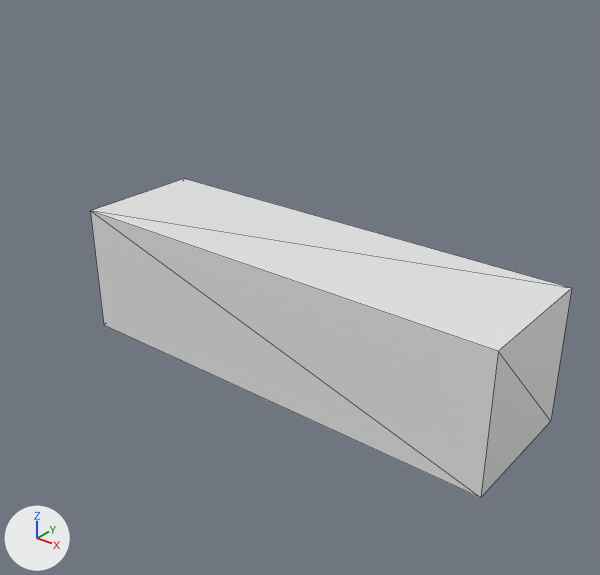
The glTF model app/assets/box.gltf as it was, and as the next commit left it.
Camera for both pictures: a 50 mm camera at (6.62, -8.41, 5.53) aimed at (0.18, -0.35, 0.53). Arrows for +X, +Y and +Z are at lower left; the lights stay in place. The picture after the commit comes second. Mesh edges are drawn as thin lines. Where no turn or scale is listed for an object, it has been applied to the vertices.
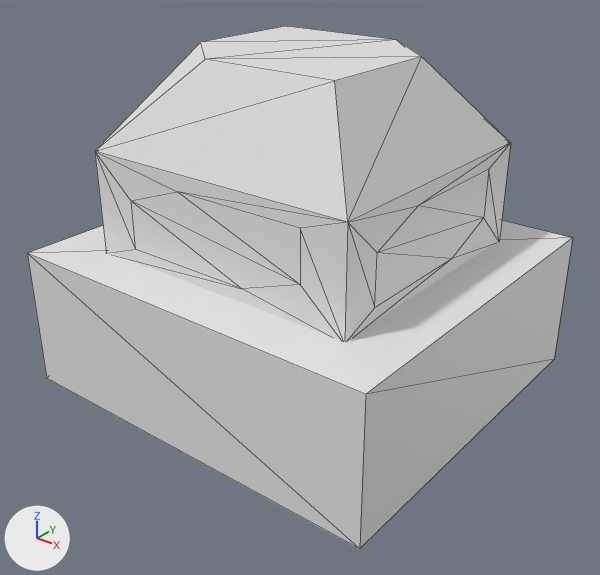
Diff of the bpy script that builds the scene:
```diff
--- a/app/assets/box.gltf.py
+++ b/app/assets/box.gltf.py
@@ mat_material_002 @@
+mat_material_002 = principled_material('Material.002')
+mat_material_002.base_color = (0.8, 0.8, 0.8)  # white #e7e7e7
@@ me_cube_002 @@
+me_cube_002.from_pydata(...)  # 44 vertices, 84 faces; spans x -2.02..2.02, y -1.87..1.87, z -0.72..1.98
+me_cube_002.materials.append(mat_material_002)  # white #e7e7e7
@@ ob_cube @@
 ob_cube.location = (0.0, 0.0, 0.0)
-ob_cube.scale = (3.43, 1.0, 1.0)
+ob_cube.scale = (2.8, 2.58, 1.0)
@@ ob_cube_002 @@
+ob_cube_002 = bpy.data.objects.new('Cube.002', me_cube_002)
+ob_cube_002.location = (0.0, 0.0, 1.69)
```

Location of each change, [x1, y1, x2, y2] in pixels of the pictures (600 x 575 px):
'Cube', rescaled
    before: [91, 179, 572, 498]
    after: [27, 220, 573, 549]
'Cube.002', added
    after: [95, 26, 511, 342]
